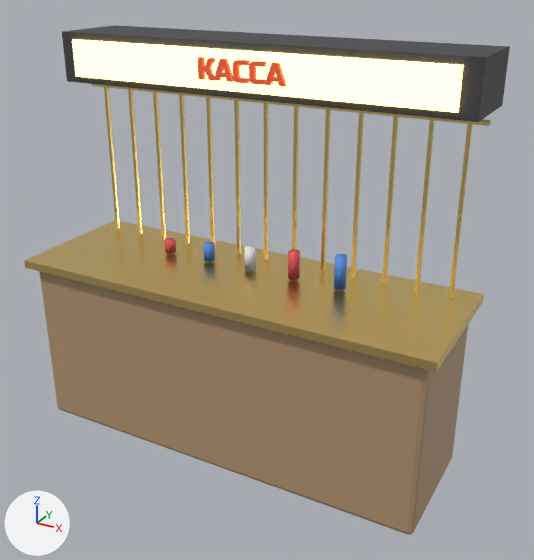
One commit to the glTF model dead-city/models/props/cashier_desk.glb: the scene before it, then after it.
One viewpoint serves both versions: a 50 mm lens placed at (2.12, -3.55, 2.93), pointed at (0.14, 0.06, 1.13). Every picture has the same lights, and +X, +Y and +Z are marked at lower left. The picture after the commit comes second. Vertices at exactly the same position are counted once.

In view in the first picture: 'cashier_desk'.
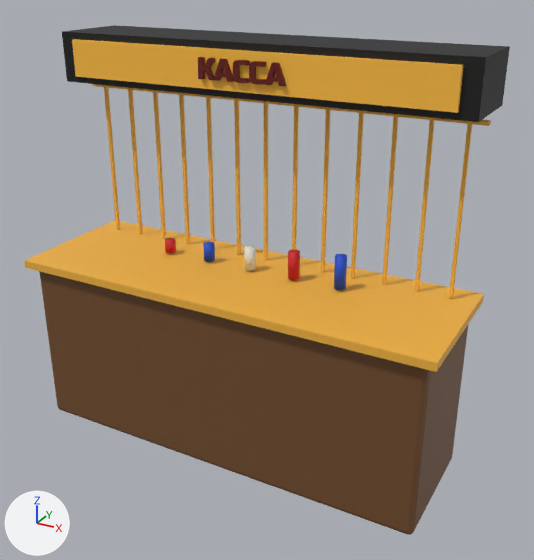
Edits to the bpy script that builds the scene:
```text
Add img_palette_cashier_desk:
    img_palette_cashier_desk = load_image('Palette_cashier_desk', '_unpacked/Palette_cashier_desk', 24, 24, 'sRGB')
Add mat_cashier_desk_matte_0_0:
    mat_cashier_desk_matte_0_0 = principled_material('cashier_desk_matte_0.0')
    mat_cashier_desk_matte_0_0.texture = img_palette_cashier_desk
    mat_cashier_desk_matte_0_0.roughness = 0.6
Change me_cube:
    where me_cube.from_pydata(...)  # 1152 vertices, 2200 faces; spans x -1.35..1.35, y -0.45..0.55, z 0.0..2.5
    used by ob_cashier_desk; location = (0.0, 0.0, 0.0)
    me_cube part 1: the loose piece of 24 vertices spanning x 0.27..0.34, y 0.06..0.14, z 1.16..1.33 is scaled about its middle by (1, 1, 0.647), then moved by (-0.6, 0.0, -0.03)
    me_cube part 2: the loose piece of 24 vertices spanning x -0.34..-0.27, y 0.06..0.14, z 1.16..1.27 is scaled about its middle by (1, 1, 1.27), then moved by (0.3, 0.0, 0.01)
    me_cube part 3: the loose piece of 24 vertices spanning x 0.56..0.64, y 0.06..0.14, z 1.16..1.36 is scaled about its middle by (1, 1, 0.85), then moved by (-0.3, 0.0, -0.01)
    me_cube part 4: the loose piece of 24 vertices spanning x -0.04..0.04, y 0.06..0.14, z 1.16..1.3 is scaled about its middle by (1, 1, 1.43), then moved by (0.6, 0.0, 0.03)
    me_cube part 5: all 108 faces that had it switch from mat_mallwood (beige #b39573) to mat_cashier_desk_matte_0_0 (picture img_palette_cashier_desk)
    me_cube part 6: all 180 faces that had it switch from mat_casinogold (yellow #f9da89) to mat_cashier_desk_matte_0_0 (picture img_palette_cashier_desk)
    me_cube part 7: all 12 faces that had it switch from mat_malldark (dark grey #3f3f42) to mat_cashier_desk_matte_0_0 (picture img_palette_cashier_desk)
    me_cube part 8: all 12 faces that had it switch from mat_cashsign (yellow #ffe189, glowing yellow #ffe189) to mat_cashier_desk_matte_0_0 (picture img_palette_cashier_desk)
    me_cube part 9: all 1668 faces that had it switch from mat_cashtext (red #aa3f27, glowing red #aa3f27) to mat_cashier_desk_matte_0_0 (picture img_palette_cashier_desk)
    me_cube part 10: all 88 faces that had it switch from mat_chip0 (red #e75959) to mat_cashier_desk_matte_0_0 (picture img_palette_cashier_desk)
    me_cube part 11: all 88 faces that had it switch from mat_chip1 (blue #5995e7) to mat_cashier_desk_matte_0_0 (picture img_palette_cashier_desk)
    me_cube part 12: all 44 faces that had it switch from mat_chip2 (white #f3f3ed) to mat_cashier_desk_matte_0_0 (picture img_palette_cashier_desk)
    me_cube part 13: texture (UV) coordinates of 2200 of 2200 faces, centred in x -1.35..1.35, y -0.45..0.55, z 0.0..2.5, changed; they spanned u 0.0..1.0, v 0.0..1.0 and now span u 0.17..0.83, v 0.17..0.83
```

Location of each change, [x1, y1, x2, y2] in pixels of the pictures (534 x 560 px; the box of a moved part takes in the faces that stretch with it):
'cashier_desk', recoloured, surface changed (red to orange): [24, 25, 510, 535] in both
part 1 of me_cube, moved or reshaped: before [288, 249, 300, 280]; after [203, 242, 215, 262]
part 2 of me_cube, moved or reshaped: before [203, 242, 215, 262]; after [244, 245, 256, 271]
part 3 of me_cube, moved or reshaped: before [334, 254, 347, 290]; after [288, 249, 300, 280]
part 4 of me_cube, moved or reshaped: before [244, 245, 256, 271]; after [334, 254, 347, 290]
part 5 of me_cube, recoloured (beige to brown): [39, 271, 468, 535] in both
part 6 of me_cube, recoloured: [24, 84, 491, 372] in both
part 7 of me_cube, recoloured (darker): [62, 25, 510, 122] in both
part 8 of me_cube, recoloured (darker): [72, 39, 464, 113] in both
part 9 of me_cube, recoloured (darker): [198, 57, 287, 86] in both
part 10 of me_cube, recoloured: before [165, 238, 300, 280]; after [165, 238, 215, 262]
part 11 of me_cube, recoloured: before [203, 242, 347, 290]; after [244, 245, 300, 280]
part 12 of me_cube, recoloured: before [244, 245, 256, 271]; after [334, 254, 347, 290]
part 13 of me_cube, surface changed (brown to orange): [24, 25, 510, 535] in both
